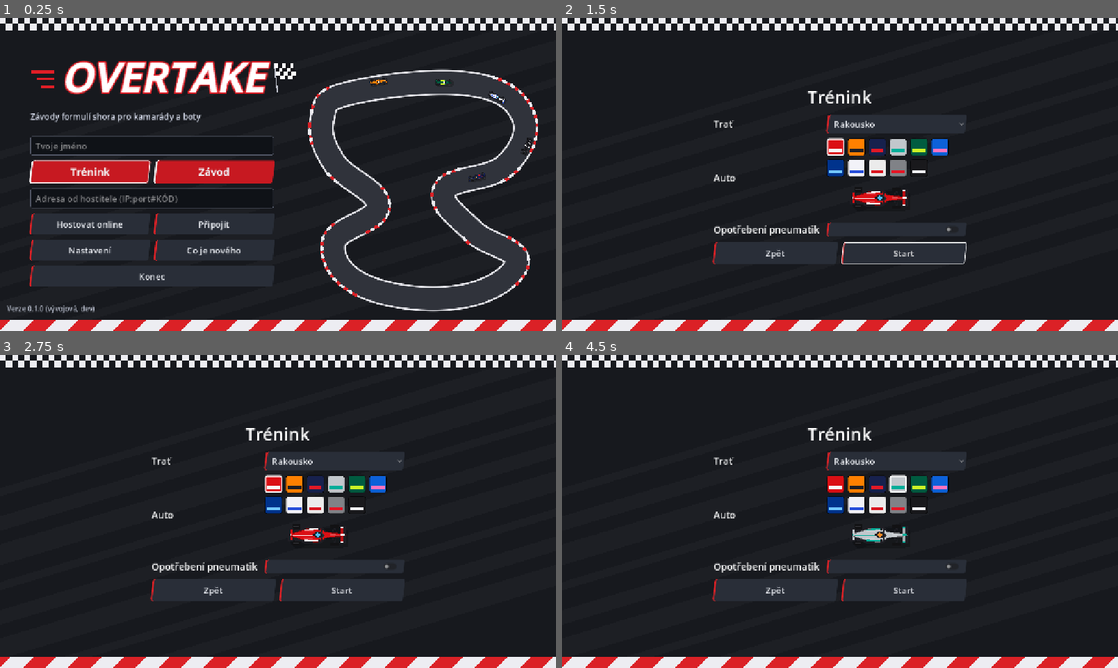
Above: before the commit, frames 1-4 (two rows, left to right).
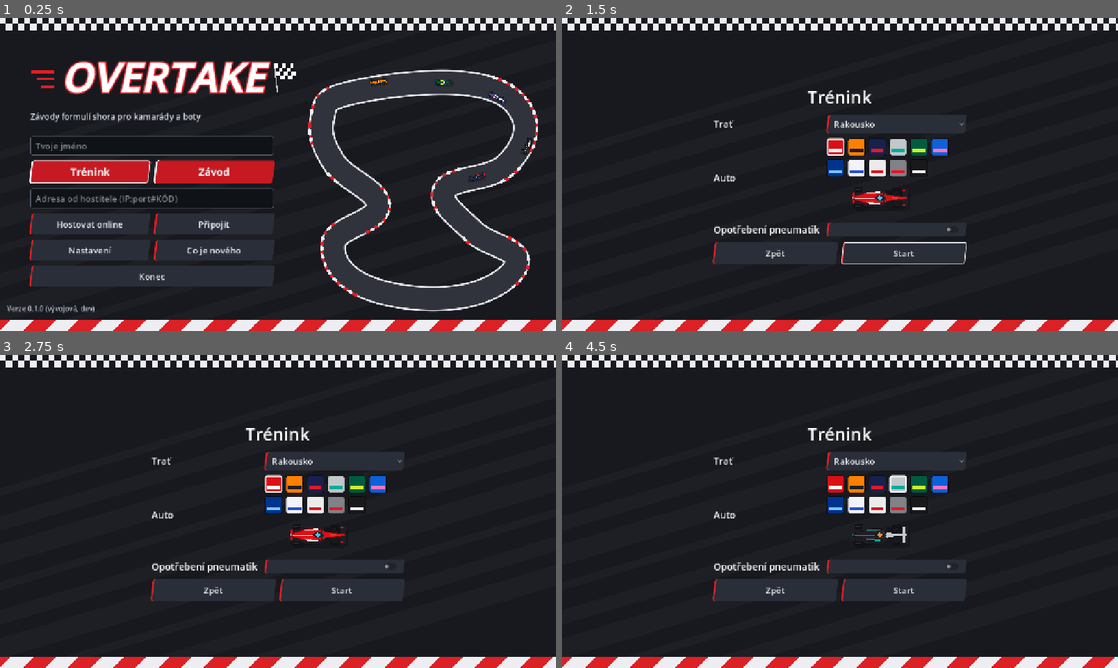
Above: after the commit, the same moments.

Repository: nejhorsiprogramatorsveta/overtake
Game: Godot game, scene res://src/ui/main_menu.tscn
The game is run twice, just before and just after one commit, with the same random seed, the same clock (stepped at 60 frames per second) and the same inputs.
Inputs (mouse positions are in pixels of both pictures, inside the frame that each line leads up to):
- Up to frame 1 (0.25 s): no input
- Up to frame 2 (1.5 s): click (712, 146) at 0.52 s; type "Alex" at 0.6 s; click (712, 199) at 0.75 s; type "12" at 0.83 s; click "Trénink" at 1.25 s
- Up to frame 3 (2.75 s): click (272, 483) at 2.02 s
- Up to frame 4 (4.5 s): click (856, 483) at 2.77 s; click (878, 483) at 3.52 s; click (895, 483) at 4.27 s

The runs differ from the first frame. In frame 1, less than 0.1% of the frame differs, in the area x 67-96%, y 19-51%; in frame 2, less than 0.1%; in frame 3, less than 0.1%; in frame 4, 0.2%, in the area x 52-63%, y 54-60%.

Commit message:
feat: liveries and shapes inspired by the 2025/2026 grid
CarLivery paints every car by colour zones (nose, sidepods, engine cover,
stripes, wing flaps, a car split in two colours) and gives each scheme its
own sidepod and nose shape. No names, logos or sponsors.

Co-Authored-By: Claude Opus 5.5 <noreply@anthropic.com>

Diff:
--- a/src/car/car.gd
+++ b/src/car/car.gd
@@ -29,6 +29,7 @@
 	view.body_color = color
 	view.helmet_color = CarColors.helmet_for(color)
 	view.accent_color = CarColors.accent_for(color)
+	view.livery = CarLivery.for_color(color)
 	view.tuning = tuning
 	add_child(view)
 
--- /dev/null
+++ b/src/car/car_livery.gd
@@ -0,0 +1,116 @@
+class_name CarLivery
+extends RefCounted
+## How one car is painted and shaped (user 2026-11-23: as close as possible to the 2025/2026
+## grid): colour zones (body, nose, sidepods, engine cover, stripes, wing flaps, halo, a car split
+## in two colours) and a few shape numbers (sidepod width and length, nose width), so the cars
+## differ like the real ones. Colours and layouts only - no names, logos or sponsors.
+
+var body := Color.RED
+var nose := Color.RED
+var pods := Color.RED
+var engine := Color.RED
+## Centre line of the engine cover and the stripe along the sidepods (alpha 0 = none).
+var spine := Color(1, 1, 1, 0)
+var stripe := Color(1, 1, 1, 0)
+var nose_tip := Color.WHITE
+var front_flap := Color.RED
+var rear_flap := Color.RED
+var halo := Color(0.2, 0.2, 0.22)
+## The left half of the car in this colour (alpha 0 = one colour).
+var split_left := Color(0, 0, 0, 0)
+var pod_width := 0.6
+var pod_end := -0.9
+var nose_width := 0.14
+
+const BLACK := Color(0.12, 0.12, 0.14)
+const WHITE := Color(0.95, 0.95, 0.96)
+
+
+## The livery of a colour scheme of CarColors (a colour outside the list: plain body + accent).
+static func for_color(color: Color) -> CarLivery:
+	for i in CarColors.COLORS.size():
+		if CarColors.COLORS[i].is_equal_approx(color):
+			return scheme(i)
+	return plain(color, CarColors.accent_for(color))
+
+
+static func plain(color: Color, accent: Color) -> CarLivery:
+	var livery := CarLivery.new()
+	livery._paint(color, color, color, color, accent, accent, accent, color.darkened(0.15), color)
+	return livery
+
+
+## The eleven schemes, in CarColors order (inspired by the 2025/2026 cars of the grid).
+static func scheme(index: int) -> CarLivery:
+	var l := CarLivery.new()
+	var red := Color(0.86, 0.06, 0.08)
+	var papaya := Color(1.0, 0.5, 0.0)
+	var navy := Color(0.09, 0.13, 0.3)
+	var silver := Color(0.76, 0.78, 0.8)
+	var teal := Color(0.0, 0.68, 0.6)
+	var green := Color(0.0, 0.36, 0.25)
+	var lime := Color(0.8, 0.95, 0.15)
+	var blue := Color(0.05, 0.38, 0.85)
+	var pink := Color(1.0, 0.45, 0.75)
+	var royal := Color(0.0, 0.2, 0.55)
+	var sky := Color(0.45, 0.78, 1.0)
+	var vivid := Color(0.15, 0.3, 0.85)
+	var titanium := Color(0.5, 0.51, 0.53)
+	var hot := Color(0.9, 0.08, 0.14)
+	match index:
+		0:  # red, white bands, black wings
+			l._paint(red, red, red, red, WHITE, WHITE, red, BLACK, red)
+			l._shape(0.6, -0.9, 0.14)
+		1:  # papaya with black sidepods
+			l._paint(papaya, papaya, BLACK, papaya, BLACK, Color(0, 0, 0, 0), BLACK, papaya, papaya)
+			l._shape(0.58, -1.02, 0.13)
+		2:  # navy, red stripes, yellow nose tip
+			l._paint(navy, navy, navy, navy, hot, hot, Color(0.98, 0.8, 0.1), navy, hot)
+			l._shape(0.63, -0.85, 0.16)
+		3:  # silver front, black rear, teal lines
+			l._paint(BLACK, silver, BLACK, BLACK, teal, teal, silver, silver, BLACK)
+			l._shape(0.57, -0.96, 0.12)
+		4:  # racing green, lime stripes
+			l._paint(green, green, green, green, lime, lime, lime, green, green)
+			l._shape(0.63, -0.9, 0.15)
+		5:  # blue front, pink sidepods and wings
+			l._paint(blue, blue, pink, blue, pink, Color(0, 0, 0, 0), pink, pink, pink)
+			l._shape(0.59, -0.95, 0.13)
+		6:  # dark blue, light blue stripes, white rear wing
+			l._paint(royal, royal, royal, royal, WHITE, sky, WHITE, royal, WHITE)
+			l._shape(0.6, -0.88, 0.14)
+		7:  # white with a blue engine cover
+			l._paint(WHITE, WHITE, WHITE, vivid, hot, vivid, vivid, vivid, vivid)
+			l._shape(0.61, -0.92, 0.15)
+		8:  # white front, black rear, red lines
+			l._paint(WHITE, WHITE, WHITE, BLACK, hot, hot, BLACK, BLACK, hot)
+			l._shape(0.6, -0.9, 0.14)
+		9:  # titanium, black rear, red accents
+			l._paint(titanium, titanium, titanium, BLACK, hot, hot, hot, BLACK, hot)
+			l._shape(0.58, -0.98, 0.13)
+		10:  # black and white, split down the middle
+			l._paint(BLACK, BLACK, BLACK, BLACK, Color(0, 0, 0, 0), Color(0, 0, 0, 0), WHITE, BLACK, BLACK)
+			l.split_left = WHITE
+			l._shape(0.6, -0.93, 0.14)
+		_:
+			return plain(CarColors.color(index), CarColors.ACCENTS[index % CarColors.ACCENTS.size()])
+	return l
+
+
+func _paint(p_body: Color, p_nose: Color, p_pods: Color, p_engine: Color, p_spine: Color, p_stripe: Color,
+		p_tip: Color, p_front: Color, p_rear: Color) -> void:
+	body = p_body
+	nose = p_nose
+	pods = p_pods
+	engine = p_engine
+	spine = p_spine
+	stripe = p_stripe
+	nose_tip = p_tip
+	front_flap = p_front
+	rear_flap = p_rear
+
+
+func _shape(p_pod_width: float, p_pod_end: float, p_nose_width: float) -> void:
+	pod_width = p_pod_width
+	pod_end = p_pod_end
+	nose_width = p_nose_width
--- a/src/car/car_view.gd
+++ b/src/car/car_view.gd
@@ -5,8 +5,8 @@
 ## tyres, a front wing narrower than the car, slim sidepods over a wide floor, halo, mirrors,
 ## and active aero - the flaps of both wings open on the straights (visual only). The front
 ## wheels turn with the steering, the shadow falls away from the sun (top left) whatever the
-## heading. Body + accent colour (CarColors: the 2026 grid's colours) - no real team's livery
-## graphics, names or logos.
+## heading. Painted by a CarLivery (colour zones and shape inspired by the 2025/2026 grid,
+## user 2026-11-23) - no team names, logos or sponsors.
 ## Local units are metres, the nose points to +x.
 
 const TYRE := Color(0.07, 0.07, 0.08)
@@ -28,6 +28,8 @@
 var body_color := Color(0.86, 0.13, 0.15)
 var helmet_color := Color(0.98, 0.85, 0.2)
 var accent_color := Color(0.96, 0.96, 0.97)
+## Colour zones and shape (null: plain body_color + accent_color).
+var livery: CarLivery
 var tuning: CarTuning
 var braking := false:
 	set(value):
@@ -59,7 +61,7 @@
 	var half_l := (tuning.length if tuning else 5.2) * 0.5
 	var half_w := (tuning.width if tuning else 1.9) * 0.5
 	var rear_axle := FRONT_AXLE - WHEELBASE
-	var accent := accent_color
+	var l := livery if livery else CarLivery.plain(body_color, accent_color)
 	_draw_shadow(half_l, half_w)
 	# Floor (wider than the sidepods, dark) and suspension arms.
 	_poly(_mirrored([Vector2(0.75, 0.42), Vector2(0.35, 0.74), Vector2(-1.2, 0.76), Vector2(-1.35, 0.62),
@@ -72,9 +74,9 @@
 	for side: float in [-1.0, 1.0]:
 		_tyre(Vector2(rear_axle, side * (half_w - REAR_TYRE_WIDTH * 0.5)), REAR_TYRE_WIDTH, 0.0)
 		_tyre(Vector2(FRONT_AXLE, side * (half_w - FRONT_TYRE_WIDTH * 0.5 - 0.02)), FRONT_TYRE_WIDTH, steer_angle)
-	_draw_front_wing(half_l, accent)
-	_draw_rear_wing(half_l, accent)
-	_draw_body(half_l, accent)
+	_draw_front_wing(half_l, l)
+	_draw_rear_wing(half_l, l)
+	_draw_body(half_l, l)
 	if braking:
 		draw_rect(Rect2(-half_l + 0.12, -0.07, 0.12, 0.14), BRAKE_LIGHT)
 		draw_circle(Vector2(-half_l + 0.18, 0.0), 0.22, Color(BRAKE_LIGHT, 0.25))
@@ -100,57 +102,70 @@
 
 
 ## Front wing narrower than the car: main plane, flap (opens on the straights), endplates.
-func _draw_front_wing(half_l: float, accent: Color) -> void:
+func _draw_front_wing(half_l: float, l: CarLivery) -> void:
 	var span := 0.74
 	draw_rect(Rect2(half_l - 0.26, -span, 0.22, span * 2.0), CARBON)
 	var flap := lerpf(0.22, 0.08, _aero)
 	var flap_x := half_l - 0.3 - flap - lerpf(0.0, 0.08, _aero)
-	draw_rect(Rect2(flap_x, -span + 0.06, flap, span * 2.0 - 0.12), body_color.darkened(0.15))
-	draw_rect(Rect2(flap_x, -span + 0.06, flap, 0.08), accent)
-	draw_rect(Rect2(flap_x, span - 0.14, flap, 0.08), accent)
+	draw_rect(Rect2(flap_x, -span + 0.06, flap, span * 2.0 - 0.12), l.front_flap)
 	for side: float in [-1.0, 1.0]:
+		draw_rect(Rect2(flap_x, side * (span - 0.1) - 0.04, flap, 0.08), l.nose_tip)
 		draw_rect(Rect2(half_l - 0.6, side * span - 0.035, 0.58, 0.07), CARBON)
 
 
 ## Rear wing between the rear tyres: main plane and upper flap (opens), endplates.
-func _draw_rear_wing(half_l: float, accent: Color) -> void:
+func _draw_rear_wing(half_l: float, l: CarLivery) -> void:
 	var span := 0.52
 	draw_rect(Rect2(-half_l + 0.02, -span, 0.2, span * 2.0), CARBON)
 	var flap := lerpf(0.2, 0.07, _aero)
-	draw_rect(Rect2(-half_l + 0.24 + lerpf(0.0, 0.1, _aero), -span + 0.04, flap, span * 2.0 - 0.08), body_color)
-	draw_rect(Rect2(-half_l + 0.24 + lerpf(0.0, 0.1, _aero), -0.08, flap, 0.16), accent)
+	var x := -half_l + 0.24 + lerpf(0.0, 0.1, _aero)
+	draw_rect(Rect2(x, -span + 0.04, flap, span * 2.0 - 0.08), l.rear_flap)
+	if l.spine.a > 0.0:
+		draw_rect(Rect2(x, -0.08, flap, 0.16), l.spine)
 	for side: float in [-1.0, 1.0]:
 		draw_rect(Rect2(-half_l, side * span - 0.04, 0.55, 0.08), CARBON)
 
 
-## Nose, cockpit with driver and halo, slim sidepods with inlets, engine cover with fin.
-func _draw_body(half_l: float, accent: Color) -> void:
-	var outline := PackedVector2Array([
-		Vector2(half_l - 0.08, 0.0), Vector2(half_l - 0.2, 0.08), Vector2(1.8, 0.14), Vector2(1.1, 0.2),
-		Vector2(0.65, 0.3), Vector2(0.3, 0.58), Vector2(-0.2, 0.62), Vector2(-0.9, 0.56), Vector2(-1.5, 0.36),
-		Vector2(-2.05, 0.18), Vector2(-2.3, 0.1), Vector2(-2.3, -0.1), Vector2(-2.05, -0.18), Vector2(-1.5, -0.36),
-		Vector2(-0.9, -0.56), Vector2(-0.2, -0.62), Vector2(0.3, -0.58), Vector2(0.65, -0.3), Vector2(1.1, -0.2),
-		Vector2(1.8, -0.14), Vector2(half_l - 0.2, -0.08)])
-	draw_colored_polygon(outline, body_color)
+## Nose, sidepods, engine cover (colour zones of the livery), cockpit with driver and halo.
+func _draw_body(half_l: float, l: CarLivery) -> void:
+	var w := l.pod_width
+	var half: Array[Vector2] = [Vector2(half_l - 0.08, 0.0), Vector2(half_l - 0.2, l.nose_width * 0.55),
+			Vector2(1.8, l.nose_width), Vector2(1.1, l.nose_width * 1.45), Vector2(0.65, 0.3), Vector2(0.3, w - 0.04),
+			Vector2(-0.2, w), Vector2(l.pod_end, w - 0.07), Vector2(-1.5, 0.36), Vector2(-2.05, 0.18), Vector2(-2.3, 0.1)]
+	var outline := PackedVector2Array(_mirrored(half))
+	draw_colored_polygon(outline, l.body)
+	# Colour zones: nose to the cockpit, sidepod tops, engine cover.
+	_poly(_mirrored([Vector2(half_l - 0.08, 0.0), Vector2(half_l - 0.2, l.nose_width * 0.55), Vector2(1.8, l.nose_width),
+			Vector2(1.1, l.nose_width * 1.45), Vector2(0.65, 0.3), Vector2(0.6, 0.0)]), l.nose)
+	for side: float in [-1.0, 1.0]:
+		_poly([Vector2(0.28, side * (w - 0.06)), Vector2(-0.2, side * (w - 0.02)), Vector2(l.pod_end, side * (w - 0.09)),
+				Vector2(-1.45, side * 0.35), Vector2(-0.95, side * 0.29), Vector2(0.2, side * 0.31)], l.pods)
+	_poly(_mirrored([Vector2(-0.42, 0.27), Vector2(-0.95, 0.29), Vector2(-1.5, 0.34), Vector2(-2.05, 0.17), Vector2(-2.3, 0.09)]), l.engine)
+	if l.split_left.a > 0.0:
+		var left := PackedVector2Array()
+		for point in half:
+			left.append(Vector2(point.x, -point.y))
+		left.append(Vector2(-2.3, 0.0))
+		draw_colored_polygon(left, l.split_left)
 	var closed := outline.duplicate()
 	closed.append(outline[0])
-	draw_polyline(closed, body_color.darkened(0.45), 0.05)
-	# Highlight on the top of the sidepods and the nose (light from the top left).
+	draw_polyline(closed, l.body.darkened(0.45), 0.05)
+	# Highlights (light from the top left) on the sidepods and the nose.
 	for side: float in [-1.0, 1.0]:
-		_poly([Vector2(0.2, side * 0.45), Vector2(-0.85, side * 0.46), Vector2(-1.3, side * 0.3), Vector2(-0.6, side * 0.3)],
-				body_color.lightened(0.18))
-	_poly([Vector2(half_l - 0.3, 0.03), Vector2(1.2, 0.09), Vector2(1.2, -0.09), Vector2(half_l - 0.3, -0.03)], body_color.lightened(0.22))
-	# Accent: nose tip and a stripe along the sidepods.
-	_poly([Vector2(half_l - 0.08, 0.0), Vector2(half_l - 0.2, 0.08), Vector2(2.05, 0.12), Vector2(2.05, -0.12),
-			Vector2(half_l - 0.2, -0.08)], accent)
+		_poly([Vector2(0.2, side * (w - 0.15)), Vector2(-0.85, side * (w - 0.14)), Vector2(-1.3, side * 0.3), Vector2(-0.6, side * 0.3)],
+				Color(1, 1, 1, 0.12))
+	_poly([Vector2(half_l - 0.3, 0.03), Vector2(1.2, 0.09), Vector2(1.2, -0.09), Vector2(half_l - 0.3, -0.03)], Color(1, 1, 1, 0.16))
+	# Nose tip, stripes along the sidepods, the engine cover spine.
+	_poly(_mirrored([Vector2(half_l - 0.08, 0.0), Vector2(half_l - 0.2, l.nose_width * 0.55), Vector2(2.05, l.nose_width * 0.85)]), l.nose_tip)
 	for side: float in [-1.0, 1.0]:
-		draw_line(Vector2(0.15, side * 0.54), Vector2(-1.1, side * 0.47), accent, 0.12)
+		if l.stripe.a > 0.0:
+			draw_line(Vector2(0.15, side * (w - 0.08)), Vector2(l.pod_end - 0.15, side * (w - 0.14)), l.stripe, 0.12)
 		# Sidepod inlet and mirror.
-		_poly([Vector2(0.32, side * 0.57), Vector2(0.12, side * 0.6), Vector2(0.1, side * 0.4), Vector2(0.3, side * 0.36)], CARBON)
+		_poly([Vector2(0.32, side * (w - 0.03)), Vector2(0.12, side * w), Vector2(0.1, side * 0.4), Vector2(0.3, side * 0.36)], CARBON)
 		draw_rect(Rect2(0.38, side * 0.47 - 0.06, 0.12, 0.12), CARBON)
 		draw_line(Vector2(0.44, side * 0.3), Vector2(0.44, side * 0.42), CARBON, 0.04)
-	# Engine cover spine with the fin, airbox above the driver.
-	draw_line(Vector2(-0.45, 0.0), Vector2(-2.15, 0.0), accent, 0.1)
+	if l.spine.a > 0.0:
+		draw_line(Vector2(-0.45, 0.0), Vector2(-2.15, 0.0), l.spine, 0.1)
 	draw_rect(Rect2(-0.42, -0.1, 0.16, 0.2), CARBON)
 	# Cockpit, driver, halo.
 	_poly([Vector2(0.58, 0.0), Vector2(0.48, 0.2), Vector2(-0.1, 0.24), Vector2(-0.22, 0.16), Vector2(-0.22, -0.16),
@@ -158,7 +173,7 @@
 	draw_circle(Vector2(0.08, 0.0), 0.17, helmet_color)
 	draw_rect(Rect2(0.16, -0.08, 0.06, 0.16), Color(0.1, 0.1, 0.12))
 	draw_polyline(PackedVector2Array([Vector2(-0.12, 0.22), Vector2(0.38, 0.26), Vector2(0.62, 0.0),
-			Vector2(0.38, -0.26), Vector2(-0.12, -0.22)]), HALO, 0.08)
+			Vector2(0.38, -0.26), Vector2(-0.12, -0.22)]), l.halo, 0.08)
 
 
 ## Closed outline from one side (y >= 0, nose to tail) plus its mirror image.
--- a/src/ui/menu_background.gd
+++ b/src/ui/menu_background.gd
@@ -46,6 +46,7 @@
 			car.body_color = color
 			car.accent_color = CarColors.accent_for(color)
 			car.helmet_color = CarColors.helmet_for(color)
+			car.livery = CarLivery.for_color(color)
 			add_child(car)
 			_cars.append(car)
 			_distance.append(0.0)
--- a/src/ui/session_setup.gd
+++ b/src/ui/session_setup.gd
@@ -152,6 +152,7 @@
 	_preview.body_color = CarColors.color(index)
 	_preview.helmet_color = CarColors.helmet_for(_preview.body_color)
 	_preview.accent_color = CarColors.accent_for(_preview.body_color)
+	_preview.livery = CarLivery.for_color(_preview.body_color)
 	_preview.queue_redraw()
 
 
--- a/tests/test_car_view.gd
+++ b/tests/test_car_view.gd
@@ -50,3 +50,13 @@
 	check(CarColors.COLORS.size() >= 11, "enough schemes for a full grid (%d)" % CarColors.COLORS.size())
 	for i in CarColors.COLORS.size():
 		check(CarColors.accent_for(CarColors.COLORS[i]).is_equal_approx(CarColors.ACCENTS[i]), "accent of scheme %d" % i)
+
+
+func test_every_scheme_has_its_own_livery() -> void:
+	var seen := {}
+	for i in CarColors.COLORS.size():
+		var livery := CarLivery.for_color(CarColors.COLORS[i])
+		var key := "%s|%s|%s|%s|%.2f" % [livery.body.to_html(), livery.pods.to_html(), livery.engine.to_html(), livery.nose.to_html(), livery.pod_width]
+		check(not seen.has(key), "scheme %d differs from the others" % i)
+		seen[key] = true
+	check(CarLivery.for_color(Color(0.3, 0.3, 0.3)).body.is_equal_approx(Color(0.3, 0.3, 0.3)), "unknown colour: plain livery")
Not shown, added: src/car/car_livery.gd.uid
Not shown, added: tools/bp_offsets.gd.uid
Not shown, changed: CLAUDE.md
Not shown, changed: docs/ARCHITECTURE.md
Not shown, changed: docs/PLAN.md
